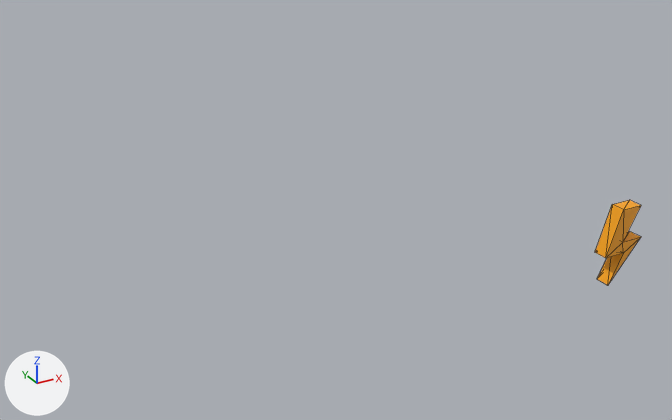
An edit to the glTF model assets/DataModel11_3/Bina/simsekhayalet.gltf, drawn before and after from the same camera.
Before and after are seen from a 50 mm camera at (-0.2365, -0.3963, 0.5017) aimed at (-0.0179, 0.0013, 0.3029). Lighting does not change. The marker at lower left points along +X, +Y and +Z. Mesh edges are drawn as thin lines. Where no turn or scale is listed for an object, it has been applied to the vertices.

The first picture shows 'Simsek1.3ghost.001'.
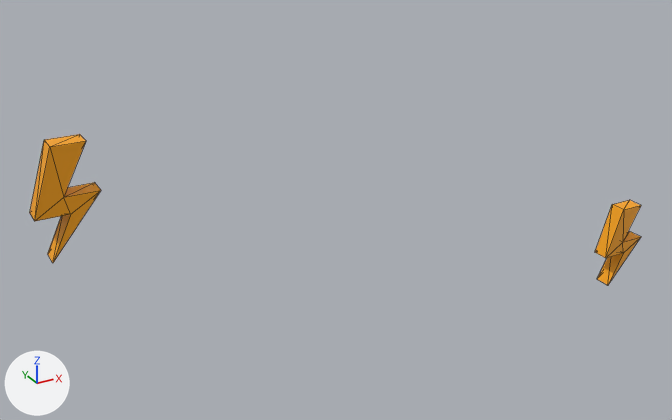
Boxes [x1, y1, x2, y2] around the edits, measured in the pictures (672 x 420 px):
'Simsek1.3ghost.003', added
    after: [30, 134, 101, 262]

What the commit changed:
Mesh me_plane_047 is new.
It has 18 vertices, 32 faces and spans x -0.1751..-0.1459, y -0.0213..-0.0113, z 0.3186..0.3711.
It uses material mat_material_003 (orange #fda60a).
Object 'Simsek1.3ghost.003' (ob_simsek1_3ghost_003) is new; it shows me_plane_047.
Its location is (0.0, 0.0, 0.0).
